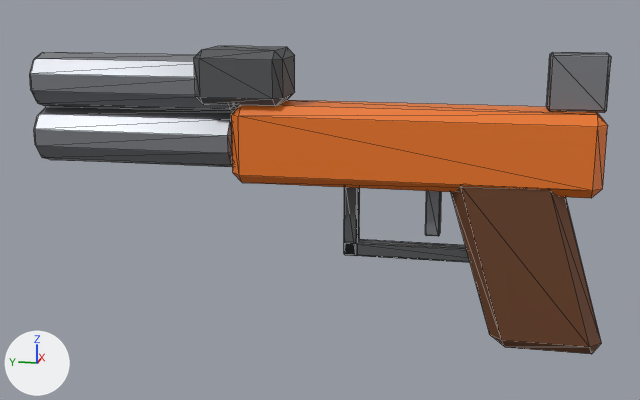
The glTF model assets/low-poly-guns/derringer.glb: old version first, new version second.
Before and after are seen from a 50 mm camera at (-0.385, -0.081, 0.093) aimed at (0.0, -0.004, -0.003). Arrows for +X, +Y and +Z are at lower left; the lights stay in place. The first picture is the older version. Mesh edges are drawn as thin lines. Vertices at exactly the same position are counted once.

In view in the first picture: 'derringer'.
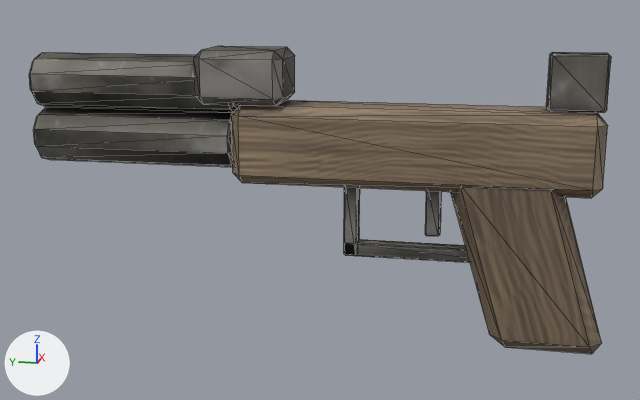
Location of each change, (x1, y1, x2, y2) in pixels of the pictures (640 x 400 px; the box of a moved part takes in the faces that stretch with it):
'derringer', surface changed
    both: (29, 46, 611, 354)
part 1 of me_box, moved or reshaped
    both: (426, 191, 441, 236)
part 2 of me_box, surface changed
    both: (29, 46, 611, 354)
part 3 of me_box, recoloured (darker)
    both: (29, 52, 611, 235)
part 4 of me_box, recoloured
    both: (194, 46, 470, 263)
part 5 of me_box, recoloured
    both: (451, 186, 601, 354)

Diff of the bpy script that builds the scene:
```diff
--- a/assets/low-poly-guns/derringer.glb.py
+++ b/assets/low-poly-guns/derringer.glb.py
@@ img_image_0 @@
+img_image_0 = load_image('Image_0', '_unpacked/Image_0', 512, 512, 'sRGB')
@@ img_image_2 @@
+img_image_2 = load_image('Image_2', '_unpacked/Image_2', 512, 512, 'Non-Color')
@@ img_image_1 @@
+img_image_1 = load_image('Image_1', '_unpacked/Image_1', 512, 512, 'Non-Color')
@@ mat_zee_signal @@
 mat_zee_signal = bpy.data.materials.new('zee_signal')
-# nodes: BsdfPrincipled, OutputMaterial
-# colours: orange #eb751f
+# nodes: BsdfPrincipled, NormalMap, OutputMaterial, SeparateColor, TexImage x3
+# uses the picture img_image_0
+# uses the picture img_image_1
+# uses the picture img_image_2
@@ me_box @@
 me_box.from_pydata(...)  # 240 vertices, 456 faces; spans x -0.015..0.015, y -0.13..0.13, z -0.065..0.065
 # used by ob_derringer; location = (0.0, 0.0, 0.0)
+# me_box part 1
+# 34 faces are deleted
+# 34 new faces join them
+# me_box part 2: 402 kept faces spanning x -0.015..0.015, y -0.13..0.13, z -0.065..0.065 get new texture (UV) coordinates
+# me_box part 3: 210 faces spanning x -0.012..0.012, y -0.125..0.13, z -0.017..0.065 switch from mat_zee_steel (grey #85878c) to mat_zee_signal
+# me_box part 4: 104 faces spanning x -0.015..0.015, y -0.095..0.05, z -0.028..0.065 switch from mat_zee_graphite (dark grey #525457) to mat_zee_signal
+# me_box part 5: 44 faces spanning x -0.014..0.014, y -0.13..-0.061, z -0.065..0.015 switch from mat_zee_walnut (brown #6b4024) to mat_zee_signal
```
